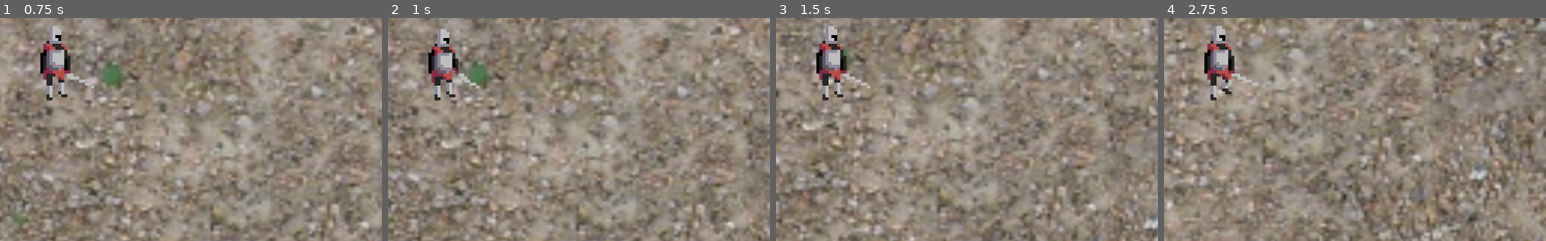
Above: before the commit, frames 1-4 (left to right).
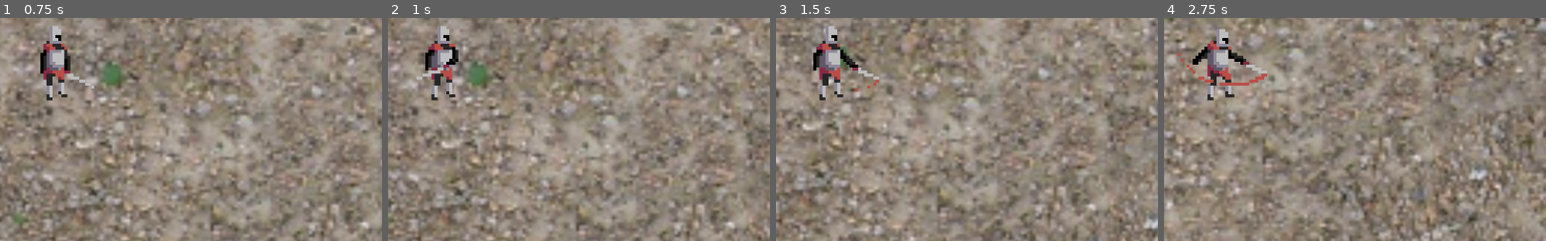
Above: after the commit, the same moments.

Repository: mcprog/MirrorKnight
Game: Godot game, scene res://Scenes/Game.tscn
The game is run twice, just before and just after one commit, with the same random seed, the same clock (stepped at 60 frames per second) and the same inputs.
Inputs (mouse positions are % of the whole screen's width and height, from its top left):
- Up to frame 1 (0.75 s): tap Enter at 0.5 s; move the mouse to (72, 45) at 0.52 s; hold Right (ui_right) from 0.53 s (still down); click (72, 45) at 0.6 s
- Up to frame 2 (1 s): keep holding Right (ui_right)
- Up to frame 3 (1.5 s): move the mouse to (30, 55) at 1.27 s; release Right (ui_right) at 1.28 s; hold Down (ui_down) from 1.28 s (still down); click (30, 55) at 1.35 s
- Up to frame 4 (2.75 s): move the mouse to (60, 28) at 2.02 s; release Down (ui_down) at 2.03 s; hold Right (ui_right) from 2.03 s (still down); click (60, 28) at 2.1 s
The pictures show only the part of the screen within x 43-93%, y 40-90%; the shares and areas given below are measured in that part.

Frame 1 is identical in both runs. In frame 2, 1.3% of the frame differs, in the area x 7-24%, y 3-38%; in frame 3, 0.9%; in frame 4, 1.7%, in the area x 3-27%, y 3-38%.

Commit message:
added basic plater

Diff:
--- a/Scenes/Player.tscn
+++ b/Scenes/Player.tscn
@@ -6,8 +6,110 @@
 [sub_resource type="RectangleShape2D" id=1]
 extents = Vector2( 3.10343, 8.02542 )
 
+[sub_resource type="Animation" id=6]
+resource_name = "AttackDown"
+length = 0.9
+loop = true
+step = 0.05
+tracks/0/type = "value"
+tracks/0/path = NodePath("Sprite:frame")
+tracks/0/interp = 1
+tracks/0/loop_wrap = true
+tracks/0/imported = false
+tracks/0/enabled = true
+tracks/0/keys = {
+"times": PoolRealArray( 0, 0.2, 0.4, 0.6, 0.8 ),
+"transitions": PoolRealArray( 1, 1, 1, 1, 1 ),
+"update": 1,
+"values": [ 20, 21, 22, 23, 24 ]
+}
+
+[sub_resource type="Animation" id=8]
+resource_name = "AttackLeft"
+length = 0.9
+loop = true
+step = 0.05
+tracks/0/type = "value"
+tracks/0/path = NodePath("Sprite:frame")
+tracks/0/interp = 1
+tracks/0/loop_wrap = true
+tracks/0/imported = false
+tracks/0/enabled = true
+tracks/0/keys = {
+"times": PoolRealArray( 0, 0.2, 0.4, 0.6, 0.8 ),
+"transitions": PoolRealArray( 1, 1, 1, 1, 1 ),
+"update": 1,
+"values": [ 30, 31, 32, 33, 34 ]
+}
+
+[sub_resource type="Animation" id=9]
+resource_name = "AttackRight"
+length = 0.9
+loop = true
+step = 0.05
+tracks/0/type = "value"
+tracks/0/path = NodePath("Sprite:frame")
+tracks/0/interp = 1
+tracks/0/loop_wrap = true
+tracks/0/imported = false
+tracks/0/enabled = true
+tracks/0/keys = {
+"times": PoolRealArray( 0, 0.2, 0.4, 0.6, 0.8 ),
+"transitions": PoolRealArray( 1, 1, 1, 1, 1 ),
+"update": 1,
+"values": [ 35, 36, 37, 38, 39 ]
+}
+
+[sub_resource type="Animation" id=7]
+resource_name = "AttackUp"
+length = 0.9
+loop = true
+step = 0.05
+tracks/0/type = "value"
+tracks/0/path = NodePath("Sprite:frame")
+tracks/0/interp = 1
+tracks/0/loop_wrap = true
+tracks/0/imported = false
+tracks/0/enabled = true
+tracks/0/keys = {
+"times": PoolRealArray( 0, 0.2, 0.4, 0.6, 0.8 ),
+"transitions": PoolRealArray( 1, 1, 1, 1, 1 ),
+"update": 1,
+"values": [ 25, 26, 27, 28, 29 ]
+}
+
 [sub_resource type="Animation" id=2]
 resource_name = "Idle"
+tracks/0/type = "value"
+tracks/0/path = NodePath("Sprite:frame")
+tracks/0/interp = 1
+tracks/0/loop_wrap = true
+tracks/0/imported = false
+tracks/0/enabled = true
+tracks/0/keys = {
+"times": PoolRealArray( 0 ),
+"transitions": PoolRealArray( 1 ),
+"update": 1,
+"values": [ 0 ]
+}
+
+[sub_resource type="Animation" id=5]
+resource_name = "WalkDown"
+length = 0.9
+loop = true
+step = 0.05
+tracks/0/type = "value"
+tracks/0/path = NodePath("Sprite:frame")
+tracks/0/interp = 1
+tracks/0/loop_wrap = true
+tracks/0/imported = false
+tracks/0/enabled = true
+tracks/0/keys = {
+"times": PoolRealArray( 0, 0.2, 0.4, 0.6, 0.8 ),
+"transitions": PoolRealArray( 1, 1, 1, 1, 1 ),
+"update": 1,
+"values": [ 0, 1, 2, 3, 4 ]
+}
 
 [sub_resource type="Animation" id=3]
 resource_name = "WalkLeft"
@@ -45,6 +147,24 @@
 "values": [ 15, 16, 17, 18, 19 ]
 }
 
+[sub_resource type="Animation" id=10]
+resource_name = "WalkUp"
+length = 0.9
+loop = true
+step = 0.05
+tracks/0/type = "value"
+tracks/0/path = NodePath("Sprite:frame")
+tracks/0/interp = 1
+tracks/0/loop_wrap = true
+tracks/0/imported = false
+tracks/0/enabled = true
+tracks/0/keys = {
+"times": PoolRealArray( 0, 0.2, 0.4, 0.6, 0.8 ),
+"transitions": PoolRealArray( 1, 1, 1, 1, 1 ),
+"update": 1,
+"values": [ 5, 6, 7, 8, 9 ]
+}
+
 [node name="Player" type="KinematicBody2D"]
 script = ExtResource( 2 )
 
@@ -52,7 +172,7 @@
 texture = ExtResource( 1 )
 vframes = 12
 hframes = 5
-frame = 20
+frame = 9
 
 [node name="Camera2D" type="Camera2D" parent="Sprite"]
 current = true
@@ -62,6 +182,12 @@
 shape = SubResource( 1 )
 
 [node name="AnimationPlayer" type="AnimationPlayer" parent="."]
+anims/AttackDown = SubResource( 6 )
+anims/AttackLeft = SubResource( 8 )
+anims/AttackRight = SubResource( 9 )
+anims/AttackUp = SubResource( 7 )
 anims/Idle = SubResource( 2 )
+anims/WalkDown = SubResource( 5 )
 anims/WalkLeft = SubResource( 3 )
 anims/WalkRight = SubResource( 4 )
+anims/WalkUp = SubResource( 10 )
--- a/Scripts/PlayerMove.gd
+++ b/Scripts/PlayerMove.gd
@@ -5,26 +5,57 @@
 # var b = "text"
 export var speed = 30
 
+const attack_time = 0.9
+
+var attack_timer
+
 # Called when the node enters the scene tree for the first time.
 func _ready():
-	pass
+	attack_timer = attack_time
+
+func attack(velocity):
+	if attack_timer < attack_time:
+		return
+	attack_timer = 0
+	if velocity.x == 1:
+		$AnimationPlayer.play("AttackRight")
+	elif velocity.x == -1:
+		$AnimationPlayer.play("AttackLeft")
+	elif velocity.y == 1:
+		$AnimationPlayer.play("AttackDown")
+	elif velocity.y == -1:
+		$AnimationPlayer.play("AttackUp")
+	else:
+		$AnimationPlayer.play("AttackDown")
+
+
+func set_animation(name):
+	if attack_timer >= attack_time:
+		$AnimationPlayer.play(name)
 
 # Called every frame. 'delta' is the elapsed time since the previous frame.
 func _process(delta):
 	var velocity = Vector2()
 
+	attack_timer += delta
+
 	if Input.is_action_pressed("ui_left"):
 		velocity.x -= 1
-		$AnimationPlayer.play("WalkLeft");
+		set_animation("WalkLeft")
 	if Input.is_action_pressed("ui_right"):
 		velocity.x += 1
-		$AnimationPlayer.play("WalkRight");
+		set_animation("WalkRight");
 	if Input.is_action_pressed("ui_up"):
 		velocity.y -= 1
+		set_animation("WalkUp");
 	if Input.is_action_pressed("ui_down"):
 		velocity.y += 1
+		set_animation("WalkDown");
+	if Input.is_action_just_pressed("attack"):
+		attack(velocity)
+
 	if velocity.length() > 0:
 		velocity = velocity.normalized() * speed
 	else:
-		$AnimationPlayer.play("Idle");
+		set_animation("Idle");
 	position += velocity * delta
--- a/project.godot
+++ b/project.godot
@@ -19,6 +19,14 @@
 run/main_scene="res://Scenes/Game.tscn"
 config/icon="res://icon.png"
 
+[input]
+
+attack={
+"deadzone": 0.5,
+"events": [ Object(InputEventMouseButton,"resource_local_to_scene":false,"resource_name":"","device":0,"alt":false,"shift":false,"control":false,"meta":false,"command":false,"button_mask":0,"position":Vector2( 0, 0 ),"global_position":Vector2( 0, 0 ),"factor":1.0,"button_index":1,"pressed":false,"doubleclick":false,"script":null)
+ ]
+}
+
 [rendering]
 
 environment/default_environment="res://default_env.tres"
Not shown: 1 places in Scenes/Player.tscn that only renumber resources
